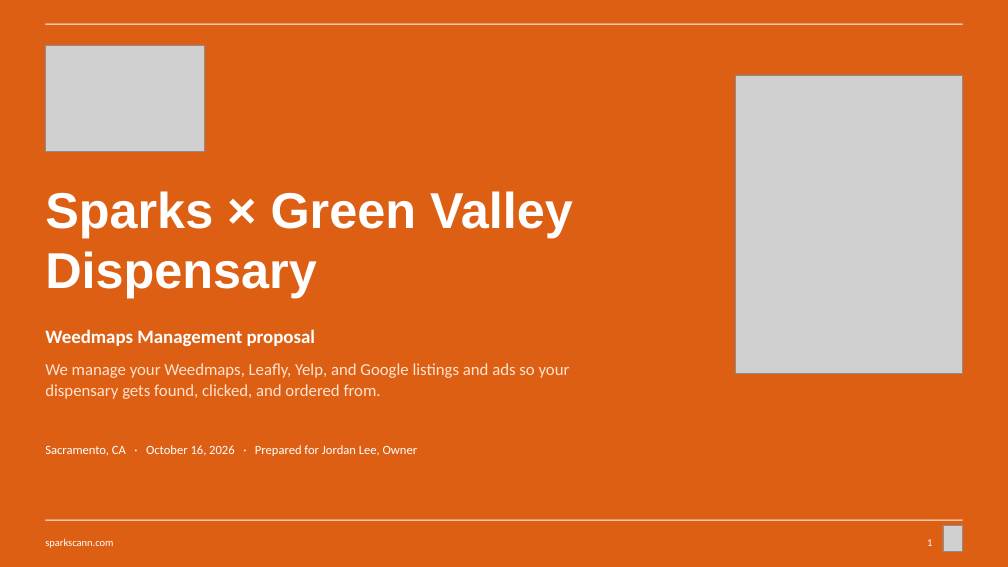
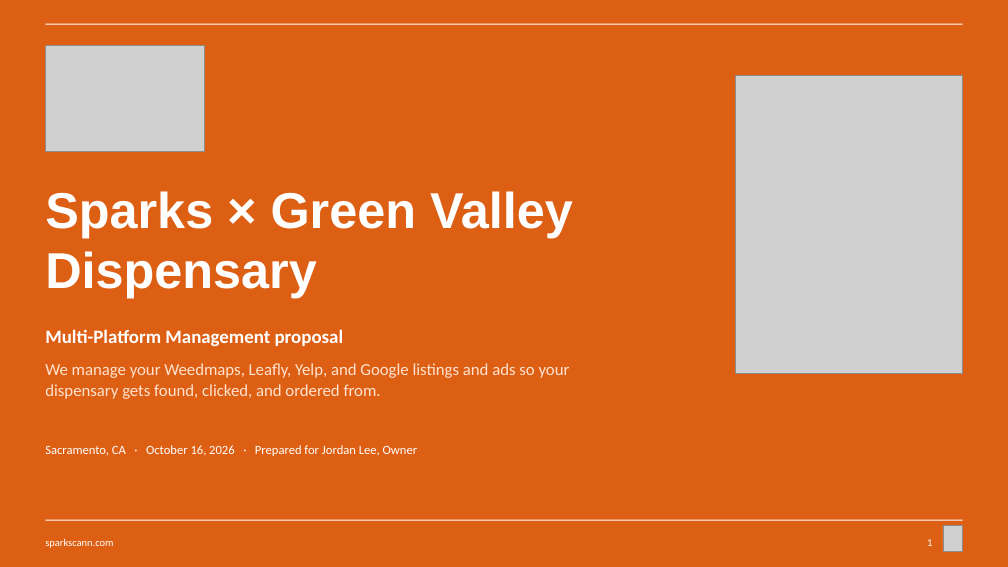
Before and after one commit to sparksmanagement/pitchdeckspecialist, a slide deck: slide 1 of decks/Sparks-x-example-green-valley.pptx. Drawn at 1008x567 pixels with LibreOffice and Linux fonts; fonts in the diff are those of the drawing; grey boxes stand for pictures. Boxes give left, top, right and bottom in pixels: in the first picture for what was removed or moved away, otherwise in the second. Text is boxed around its words. In the diff, an @@ line names an element or a change of style, - is before the commit and + after.

```diff
--- a/decks/Sparks-x-example-green-valley.pptx
+++ b/decks/Sparks-x-example-green-valley.pptx
@@ text at (x1=45, y1=329, x2=344, y2=346): text changed @@
-Weedmaps Management proposal
+Multi-Platform Management proposal
```
Also in this commit, not shown: 2 other files.
